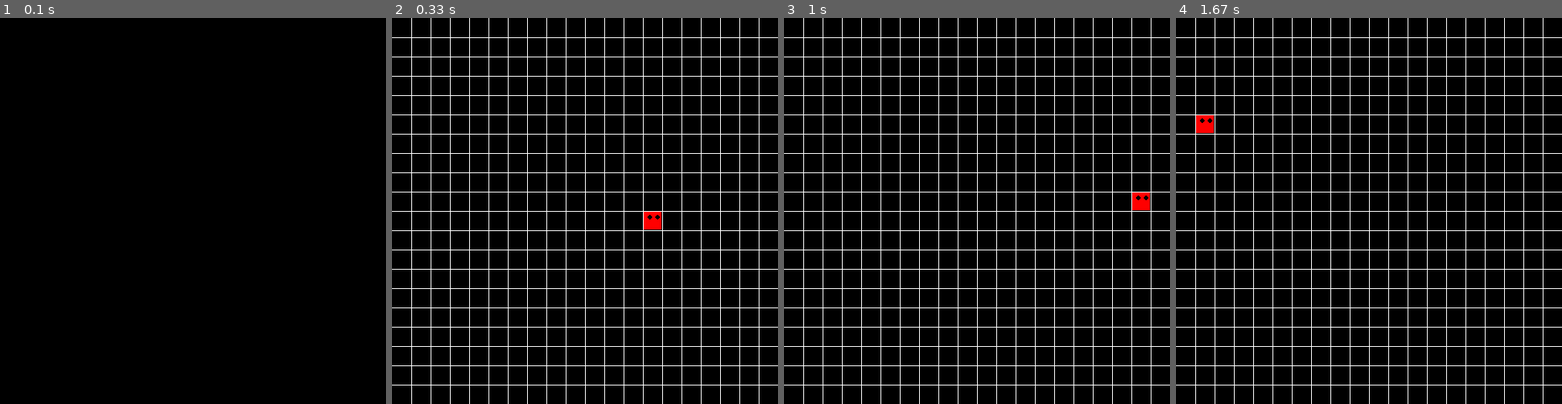
Above: before the commit, frames 1-4 (left to right).
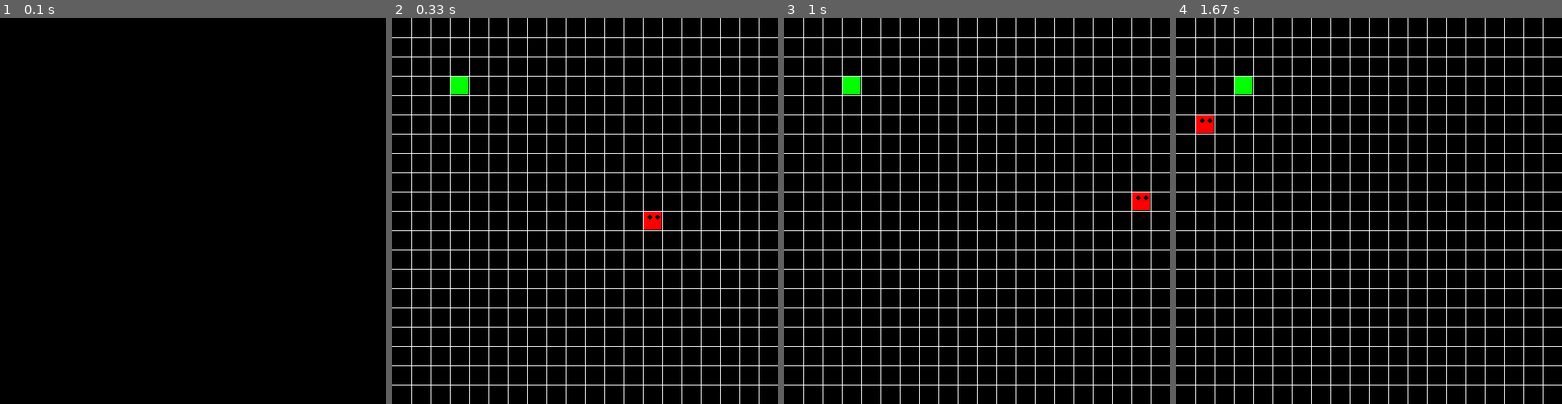
Above: after the commit, the same moments.

Repository: hussain1897/projects
Game: pygame game, started from games/snake.py
Same seed, same stepped clock (60 frames per second), same inputs: the game is played once before the commit and once after it.
Inputs:
- Up to frame 1 (0.1 s): no input
- Up to frame 2 (0.33 s): no input
- Up to frame 3 (1 s): hold Right 0.33-0.8 s; hold Up from 0.83 s (still down)
- Up to frame 4 (1.67 s): release Up at 1.3 s; hold Right from 1.33 s (still down)

Frame 1 is identical in both runs. In frame 2, 0.2% of the frame differs, in the area x 15-20%, y 15-20%; in frame 3, 0.2%; in frame 4, 0.2%.

Commit message:
snake can eat snack and gets longer

Diff:
--- a/games/snake.py
+++ b/games/snake.py
@@ -1,4 +1,5 @@
-import pygame, math, random
+import pygame, random
+import math
 import tkinter as tk
 from tkinter import messagebox
 
@@ -82,8 +83,25 @@
 
     def reset(self, pos):
         pass
-    def add_cube(self):
-        pass
+    def addCube(self):
+        tail = self.body[-1]
+        dx, dy = tail.dirnx, tail.dirny
+
+        # We need to know which side of the snake to add the cube to.
+        # So we check what direction we are currently moving in to determine if we
+        # need to add the cube to the left, right, above or below.
+        if dx == 1 and dy == 0:
+            self.body.append(cube((tail.pos[0]-1,tail.pos[1])))
+        elif dx == -1 and dy == 0:
+            self.body.append(cube((tail.pos[0]+1,tail.pos[1])))
+        elif dx == 0 and dy == 1:
+            self.body.append(cube((tail.pos[0],tail.pos[1]-1)))
+        elif dx == 0 and dy == -1:
+            self.body.append(cube((tail.pos[0],tail.pos[1]+1)))
+
+        # We then set the cubes direction to the direction of the snake.
+        self.body[-1].dirnx = dx
+        self.body[-1].dirny = dy
 
     def draw(self, surface):
         for i, c in enumerate(self.body):
@@ -104,25 +122,36 @@
         pygame.draw.line(surface, (255,255,255), (0,y),(w,y))  #keep x at 0, change y horizontal
 
 def redraw_window(surface):
-    global rows, width, s
+    global rows, width, s, snack
     surface.fill((0,0,0))
     s.draw(surface)
+    snack.draw(surface)
     draw_grid(width, rows, surface)
     pygame.display.update()
 
 
-def random_snack(rows, items):
-    pass
+def random_snack(rows, item):
+    positions = item.body
+    while True:
+        x = random.randrange(rows)
+        y = random.randrange(rows)
+        if len(list(filter(lambda z:z.pos == (x,y), positions))) >0:
+            continue
+        else:
+            break
+
+    return (x,y)
 
 def message_box(subject, content):
     pass
 
 def main():
-    global width, rows, s
+    global width, rows, s, snack
     width = 500
     rows = 20
     win = pygame.display.set_mode((width, width))
     s = snake((255,0,0), (10,10))
+    snack = cube(random_snack(rows,s), colour = (0,255,0))
     flag = True
 
     clock = pygame.time.Clock()
@@ -131,5 +160,8 @@
         pygame.time.delay(50)
         clock.tick(10)
         s.move()
+        if s.body[0].pos == snack.pos:
+            s.addCube()
+            snack = cube(random_snack(rows,s), colour = (0,255,0))
         redraw_window(win)
 main()
